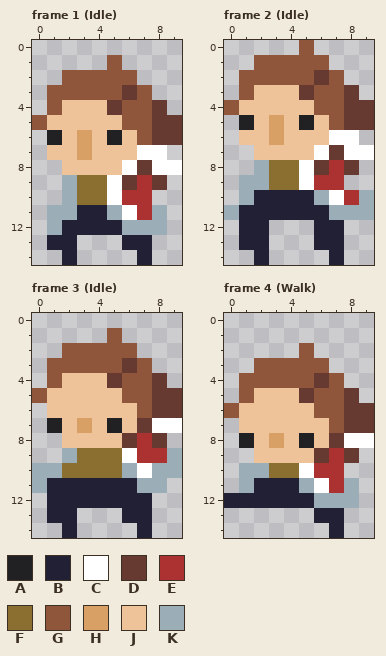
Pixel-art file -- assets/sam.ase. The picture above is the old version.
21x20 pixels, 6 frames. Shown: frame 1 (Idle), frame 2 (Idle), frame 3 (Idle), frame 4 (Walk). The old version is drawn lined up with the new one, on the new canvas. The commit also changed other frames, which this record leaves out.
Palette (. is transparent): A #212123  B #222034  C #ffffff  D #663931  E #ac3232  F #8a6f30  G #8f563b  H #d9a066  J #eec39a  K #9badb7
Pixels before, frame 1 (Idle), first column x 0:
 1 .....G....
 2 ..GGGGG...
 3 .GGGGGDG..
 4 .GJJJDGGD.
 5 GJJJJJGGDD
 6 .AJHJAJGDD
 7 .JJHJJJCC.
 8 ..JJJJCDCC
 9 ..KFFCDED.
10 ..KFFCEE..
11 .KKBBKCEK.
12 .KBBBBKKK.
13 .BB...BB..
14 ..B....B..
Pixels before, frame 2 (Idle), first column x 0:
 0 .....G....
 1 ..GGGGG...
 2 .GGGGGDG..
 3 .GJJJDGGD.
 4 GJJJJJGGDD
 5 .AJHJAJGDD
 6 .JJHJJJCC.
 7 ..JJJJCDCC
 8 ..KFFCDED.
 9 .KKFFCEE..
10 .KBBBBKCEK
11 KBBBBBBKKK
12 .BB...BB..
13 .BB...BB..
14 ..B....B..
Pixels before, frame 3 (Idle), first column x 0:
 1 .....G....
 2 ..GGGGG...
 3 .GGGGGDG..
 4 .GJJJDGGD.
 5 GJJJJJGGDD
 6 .JJJJJJGDD
 7 .AJHJAJDCC
 8 ..JJJJDED.
 9 ..KFFFCEEK
10 KKFFFFKCKK
11 KBBBBBBKK.
12 .BBBBBBB..
13 .BB...BB..
14 ..B....B..
Pixels before, frame 4 (Walk), first column x 0:
 2 .....G....
 3 ..GGGGG...
 4 .GGGGGDG..
 5 .GJJJDGGD.
 6 GJJJJJGGDD
 7 .JJJJJJGDD
 8 .AJHJAJDCC
 9 ..JJJJDED.
10 .KKFFCEE..
11 .KBBBKCEK.
12 BBBBBBKKK.
13 ......BB..
14 .......B..
New version:
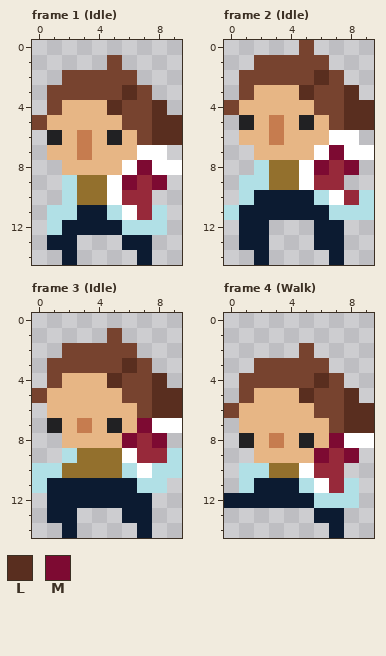
Colours new in this view: L #592e1f  M #7d0a32
From old to new:
canvas 21x20 -> 10x15, the old top-left corner now at -6,-5 (the part of the old canvas that was cut away was empty and is not shown)
colour B: #222034 -> #0c1b31
colour E: #ac3232 -> #97293a
colour F: #8a6f30 -> #93702d
colour G: #8f563b -> #77432f
colour H: #d9a066 -> #c67c4f
colour J: #eec39a -> #e7b685
colour K: #9badb7 -> #b1e0e6
Changed rows in their new state; - is a pixel that keeps its letter.
Frame 1 (Idle):
first column x 5:
 3 -L---
 4 L--L-
 5 ---LL
 6 ---LL
 8 --M--
 9 -M-M-
Frame 2 (Idle):
first column x 5:
 2 -L---
 3 L--L-
 4 ---LL
 5 ---LL
 7 --M--
 8 -M-M-
Frame 3 (Idle):
first column x 5:
 3 -L---
 4 L--L-
 5 ---LL
 6 ---LL
 7 --M--
 8 -M-M-
Frame 4 (Walk):
first column x 5:
 4 -L---
 5 L--L-
 6 ---LL
 7 ---LL
 8 --M--
 9 -M-M-
